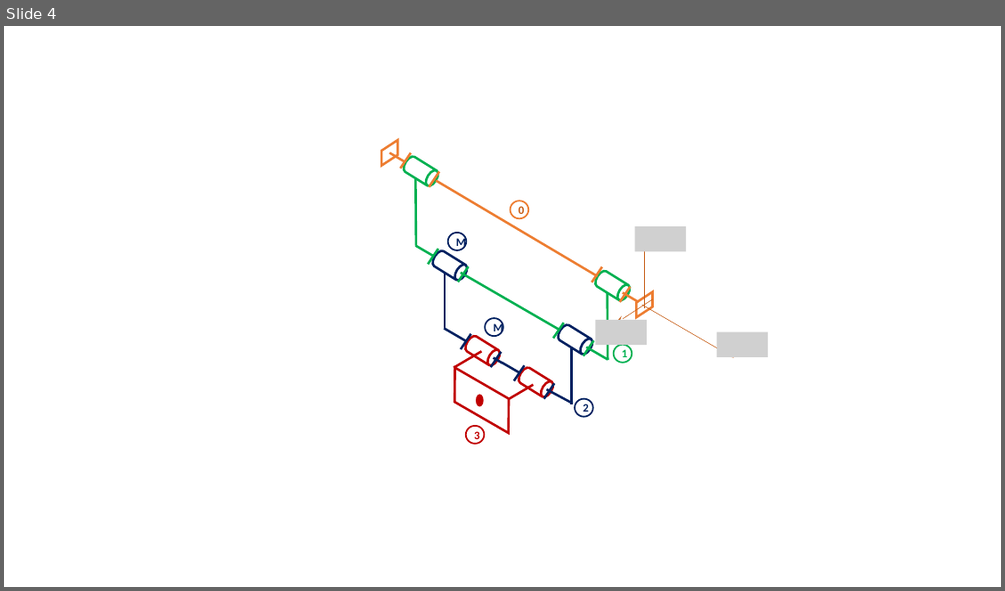
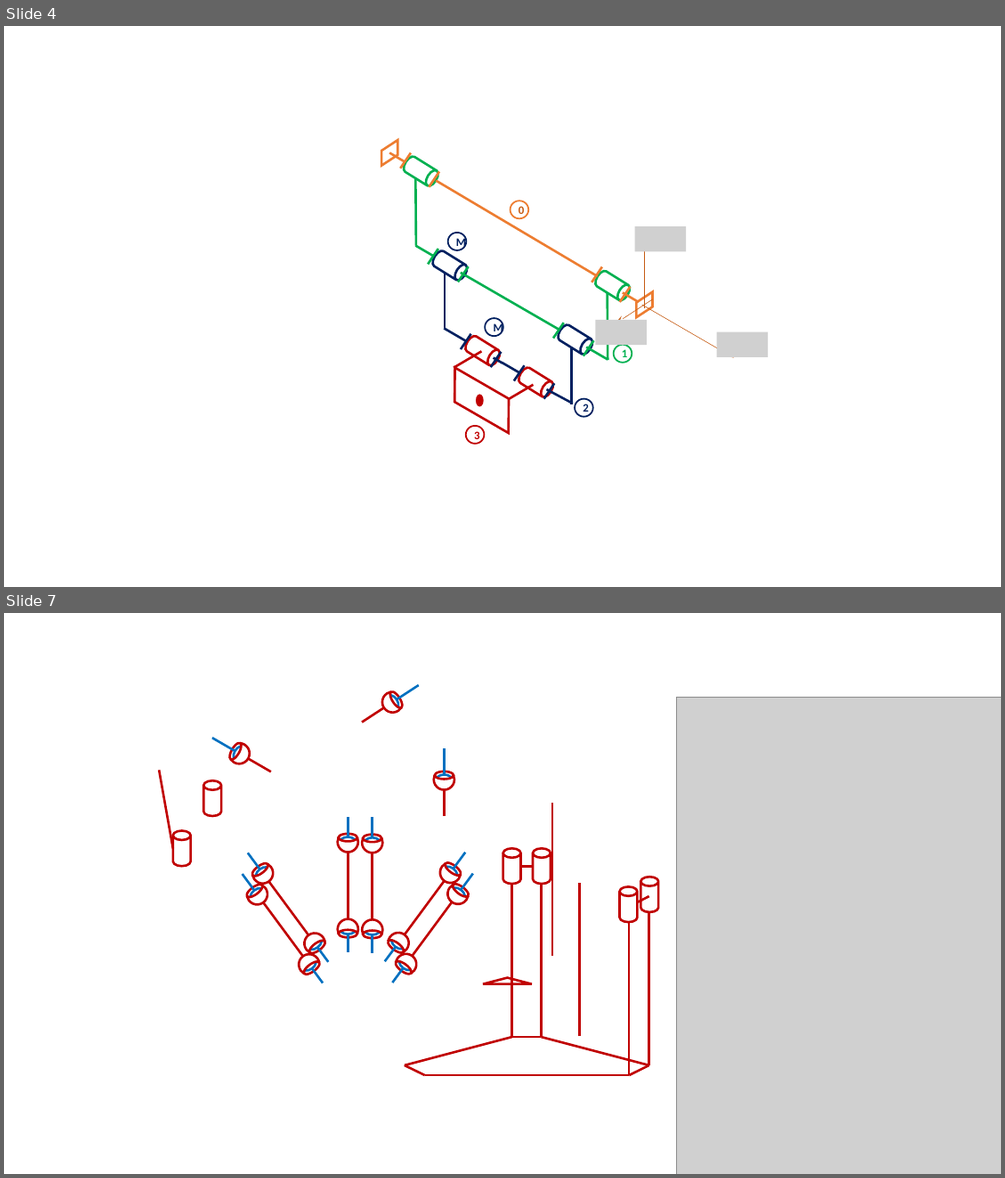
Before and after one commit to xpessoles/TP_Sujets, a slide deck: Figures.pptx. Shown one above the other, each under a label of ours: slide 4 before the commit, slides 4 and 7 after it; the slides between them are not shown. The pictures are 1005x591 and 1005x1178 pixels, drawn with LibreOffice and Linux fonts; fonts in the diff are those of the drawing; grey boxes stand for pictures; background and template pictures are left out. Boxes give left, top, right and bottom in pixels: in the first picture for what was removed or moved away, otherwise in the second. Text is boxed around its words. In the diff, an @@ line names an element or a change of style, - is before the commit and + after.

```diff
--- a/Figures.pptx
+++ b/Figures.pptx
@@ slide 7 added at [4,613,1001,1174], background #FFFFFF; not listed: 1 template element that a slide beside it also shows @@
@@ group added at [362,685,419,722]: 2 arc (boxed as its full ellipse)s, 2 lines, 1 ellipse @@
@@ picture added at [676,698,1001,1174] @@
@@ line added from (159, 770) to (173, 849), #C00000 2.25 pt @@
@@ group added at [212,738,271,771]: 2 arc (boxed as its full ellipse)s, 2 lines, 1 ellipse @@
@@ cylinder added at [203,780,222,816], outline #C00000 2.25 pt @@
@@ group added at [434,748,455,817]: 2 arc (boxed as its full ellipse)s, 2 lines, 1 ellipse @@
@@ line added from (552, 956) to (552, 803), #C00000 2.25 pt @@
@@ cylinder added at [173,831,191,866], outline #C00000 2.25 pt @@
@@ cylinder added at [503,849,521,884], outline #C00000 2.25 pt @@
@@ cylinder added at [533,849,550,884], outline #C00000 2.25 pt @@
@@ line added from (521, 866) to (533, 866), #C00000 2.25 pt @@
@@ cylinder added at [641,877,659,912], outline #C00000 2.25 pt @@
@@ line added from (512, 1037) to (512, 884), #C00000 2.25 pt @@
@@ line added from (541, 1037) to (541, 884), #C00000 2.25 pt @@
@@ line added from (580, 1037) to (580, 883), #C00000 2.25 pt @@
@@ cylinder added at [619,887,638,922], outline #C00000 2.25 pt @@
@@ line added from (637, 902) to (649, 896), #C00000 2.25 pt @@
@@ line added from (629, 1075) to (629, 922), #C00000 2.25 pt @@
@@ line added from (649, 1065) to (649, 912), #C00000 2.25 pt @@
@@ group added at [248,853,330,962]: 4 arc (boxed as its full ellipse)s, 3 lines, 2 ellipses @@
@@ group added at [338,817,358,952]: 4 arc (boxed as its full ellipse)s, 3 lines, 2 ellipses @@
@@ group added at [362,817,383,952]: 4 arc (boxed as its full ellipse)s, 3 lines, 2 ellipses @@
@@ group added at [384,852,465,962]: 4 arc (boxed as its full ellipse)s, 3 lines, 2 ellipses @@
@@ group added at [243,874,324,983]: 4 arc (boxed as its full ellipse)s, 3 lines, 2 ellipses @@
@@ group added at [392,873,473,982]: 4 arc (boxed as its full ellipse)s, 3 lines, 2 ellipses @@
@@ triangle added at [484,978,532,985], outline #C00000 2.25 pt @@
@@ line added from (404, 1065) to (512, 1037), #C00000 2.25 pt @@
@@ line added from (512, 1037) to (541, 1037), #C00000 2.25 pt @@
@@ line added from (649, 1065) to (541, 1037), #C00000 2.25 pt @@
@@ line added from (425, 1075) to (404, 1065), #C00000 2.25 pt @@
@@ line added from (629, 1075) to (649, 1065), #C00000 2.25 pt @@
@@ line added from (425, 1075) to (629, 1075), #C00000 2.25 pt @@
```
Also in this commit, not shown: 1 slide changed, 4 other slides added, 1 slide removed, 3 other files.
